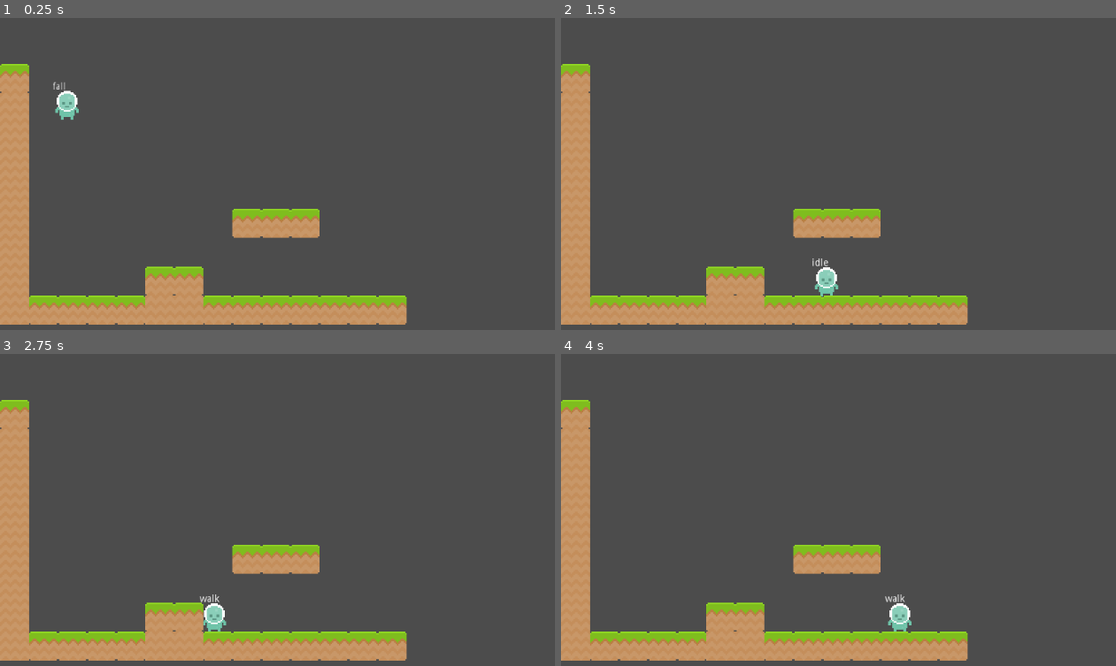
Above: before the commit, frames 1-4 (two rows, left to right).
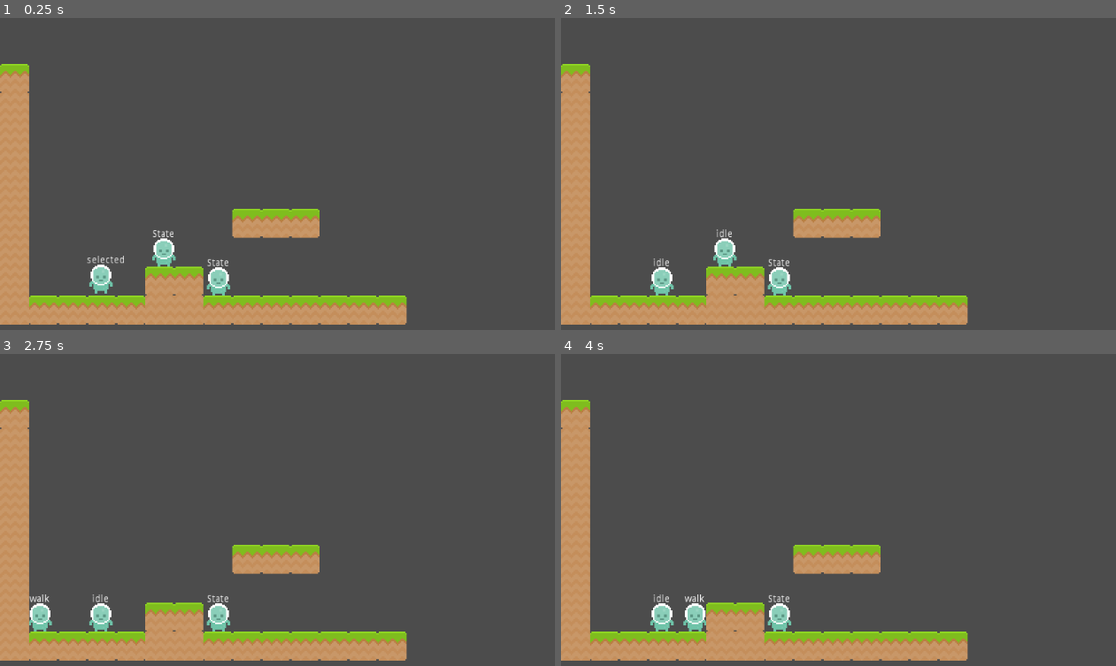
Above: after the commit, the same moments.

Repository: notapixelstudio/evolvania
Game: Godot game, scene res://screens/game_screen/Game.tscn
The game is run twice, just before and just after one commit, with the same random seed, the same clock (stepped at 60 frames per second) and the same inputs.
Inputs (mouse positions are in pixels of both pictures, inside the frame that each line leads up to):
- Up to frame 1 (0.25 s): no input
- Up to frame 2 (1.5 s): tap Enter (ui_accept) at 0.5, 0.77 s; move the mouse to (1071, 133) at 0.52 s; hold Right (ui_right) 0.53-1.25 s; hold Space (ui_select) 0.53-1.25 s; click (1071, 133) at 0.67 s; drag from (771, 177) to (877, 236) at 1.27 s
- Up to frame 3 (2.75 s): tap Enter (ui_accept) at 2 s; move the mouse to (427, 400) at 2.02 s; hold Left (ui_left) from 2.03 s (still down); hold Space (ui_select) from 2.03 s (still down)
- Up to frame 4 (4 s): release Left (ui_left) at 2.75 s; release Space (ui_select) at 2.75 s; tap Enter (ui_accept) at 2.75, 3.5, 3.77 s; drag from (877, 572) to (705, 428) at 2.77 s; move the mouse to (outside the picture) at 3.52 s; hold Right (ui_right) from 3.53 s (still down); hold Space (ui_select) from 3.53 s (still down)

The runs differ from the first frame. In frame 1, 1.4% of the frame differs, in the area x 9-42%, y 20-89%; in frame 2, 1.3%; in frame 3, 1.0%; in frame 4, 1.3%.

Commit message:
added selection for three characters

Diff:
--- a/actors/HeroWithState.tscn
+++ b/actors/HeroWithState.tscn
@@ -88,6 +88,8 @@
 size_flags_horizontal = 1
 size_flags_vertical = 4
 text = "State"
+align = 1
+valign = 1
 percent_visible = 1.0
 lines_skipped = 0
 max_lines_visible = -1
--- a/actors/platform_actor.gd
+++ b/actors/platform_actor.gd
@@ -4,6 +4,7 @@
 var velocity = Vector2(0, 0) setget set_velocity
 
 var state_machine = null
+var starting_state = "idle"
 
 export (float) var GRAVITY = 50
 export (Vector2) var FLOOR_NORMAL = Vector2(0, -1)
@@ -95,7 +96,7 @@
 
 func _ready():
 	state_machine = $state_machine
-	set_state("idle")
+	set_state(starting_state)
 
 func develop():
 	# populate the state machine according to DNA
--- /dev/null
+++ b/actors/state_machine/states/selected.gd
@@ -0,0 +1,14 @@
+extends "state.gd"
+
+# Declare member variables here. Examples:
+# var a = 2
+# var b = "text"
+func setup(actor, previous_state):
+	pass
+# Called when the node enters the scene tree for the first time.
+func _ready():
+	pass # Replace with function body.
+
+# Called every frame. 'delta' is the elapsed time since the previous frame.
+#func _process(delta):
+#	pass
--- a/actors/state_machine/states/state.gd
+++ b/actors/state_machine/states/state.gd
@@ -15,8 +15,6 @@
 	clear()
 
 func clear():
-	if name == "walk":
-		print("siamo a walk")
 	set_process_input(false)
 	set_process(false)
 	set_physics_process(false)
--- a/actors/state_machine/states/walk.gd
+++ b/actors/state_machine/states/walk.gd
@@ -9,7 +9,6 @@
 	actor.emit_signal("perform_action", "walk")
 
 func clear():
-	print("clearing out")
 	.clear()
 	$fall_threshold.disconnect("timeout", self, "_on_fall_threshold_timeout")
 
--- a/screens/game_screen/Game.gd
+++ b/screens/game_screen/Game.gd
@@ -1,19 +1,26 @@
 extends Node
 
+var state_machine
 var debug = false
 onready var DebugNode = get_node("DebugNode")
 
+signal perform_action
 func _ready():
+	state_machine = $state_machine
+	state_machine.set_state("selection")
 	# random generating AI guys
 	#for i in rand_range(3, 10):
 	#	var d = load("res://actors/AIWithState.tscn").instance()
 	#	d.position = $AI.position + Vector2(rand_range(-200, 200), rand_range(-200, 200))
 	#	add_child(d)
 
+	# Create three heroes and make them selectable
 	# develop the Hero
 	$Hero.develop()
 
 func _input(event):
+	state_machine.state.input_process(self, event)
+
 	var debug_pressed = event.is_action_pressed("debug")
 	if debug_pressed:
 		debug = not debug
--- a/screens/game_screen/Game.tscn
+++ b/screens/game_screen/Game.tscn
@@ -1,9 +1,12 @@
-[gd_scene load_steps=5 format=2]
+[gd_scene load_steps=8 format=2]
 
 [ext_resource path="res://screens/game_screen/Game.gd" type="Script" id=1]
 [ext_resource path="res://debug/FramesPerSecond/FPS.tscn" type="PackedScene" id=2]
 [ext_resource path="res://actors/HeroWithState.tscn" type="PackedScene" id=3]
 [ext_resource path="res://assets/tiles/tileset.tres" type="TileSet" id=4]
+[ext_resource path="res://actors/state_machine/state_machine.tscn" type="PackedScene" id=5]
+[ext_resource path="res://screens/game_screen/selection.gd" type="Script" id=6]
+[ext_resource path="res://screens/game_screen/play.gd" type="Script" id=7]
 
 [node name="Game" type="Node"]
 script = ExtResource( 1 )
@@ -14,7 +17,17 @@
 [node name="Hero" parent="." groups=[
 "player",
 ] instance=ExtResource( 3 )]
-position = Vector2( 97.3661, 140.809 )
+position = Vector2( 146.366, 479.809 )
+
+[node name="Hero2" parent="." groups=[
+"player",
+] instance=ExtResource( 3 )]
+position = Vector2( 237.366, 437.809 )
+
+[node name="Hero3" parent="." groups=[
+"player",
+] instance=ExtResource( 3 )]
+position = Vector2( 316.366, 479.809 )
 
 [node name="TileMap" type="TileMap" parent="."]
 scale = Vector2( 2, 2 )
@@ -36,3 +49,11 @@
 format = 1
 tile_data = PoolIntArray( 262144, 0, 0, 327680, 1, 0, 393216, 1, 0, 458752, 1, 0, 524288, 1, 0, 589824, 1, 0, 589832, 0 …(285 unchanged characters)…
 _sections_unfolded = [ "Cell", "Transform", "tile_set" ]
+
+[node name="state_machine" parent="." instance=ExtResource( 5 )]
+
+[node name="selection" type="Node" parent="state_machine"]
+script = ExtResource( 6 )
+
+[node name="play" type="Node" parent="state_machine"]
+script = ExtResource( 7 )
--- /dev/null
+++ b/screens/game_screen/play.gd
@@ -0,0 +1,13 @@
+extends "res://actors/state_machine/states/state.gd"
+
+# Declare member variables here. Examples:
+# var a = 2
+# var b = "text"
+
+# Called when the node enters the scene tree for the first time.
+func _ready():
+	pass # Replace with function body.
+
+# Called every frame. 'delta' is the elapsed time since the previous frame.
+#func _process(delta):
+#	pass
--- /dev/null
+++ b/screens/game_screen/selection.gd
@@ -0,0 +1,38 @@
+extends "res://actors/state_machine/states/state.gd"
+var children = []
+var index = 0
+func setup(actor, previous_state):
+	for n in actor.get_children():
+		if n.is_in_group("player"):
+			children.append(n)
+			n.set_process_input(false)
+			n.add_state("selected")
+	actor.emit_signal("perform_action", name)
+	print(children)
+	children[index].set_state("selected")
+
+# Called when the node enters the scene tree for the first time.
+func _ready():
+	pass # Replace with function body.
+
+func mod(a,b):
+	var ret = a%b
+	if ret < 0:
+		return ret+b
+	else:
+		return ret
+
+func input_process(actor, event):
+	if event.is_action_pressed("ui_left"):
+		children[index].idle()
+		index = mod(index - 1, len(children))
+		children[index].set_state("selected")
+	if event.is_action_pressed("ui_right"):
+		children[index].idle()
+		index = mod(index + 1, len(children))
+		children[index].set_state("selected")
+
+	if event.is_action_pressed("ui_select"):
+		actor.state_machine.set_state("play")
+		children[index].set_process_input(true)
+		children[index].idle()
